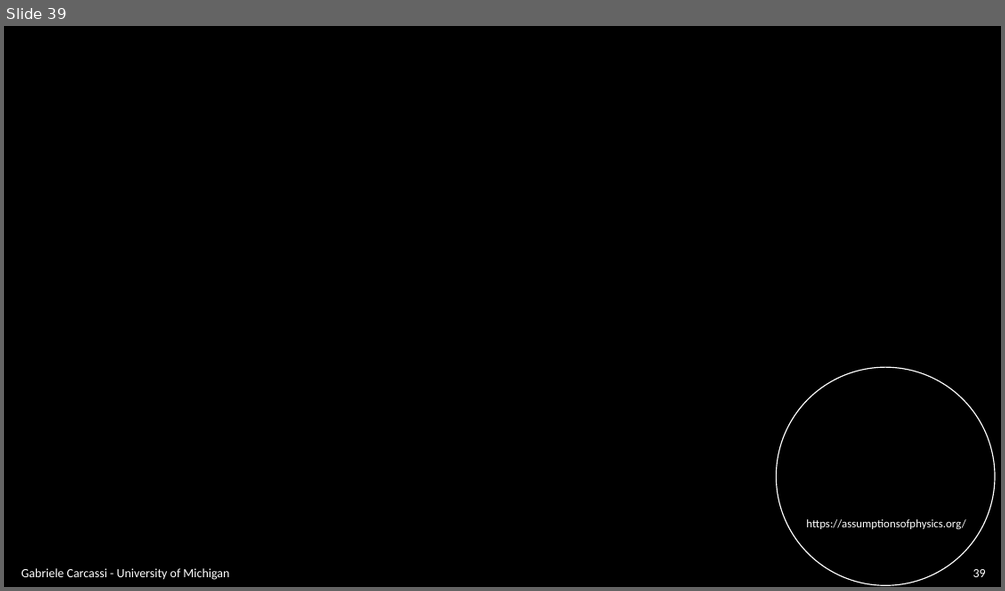
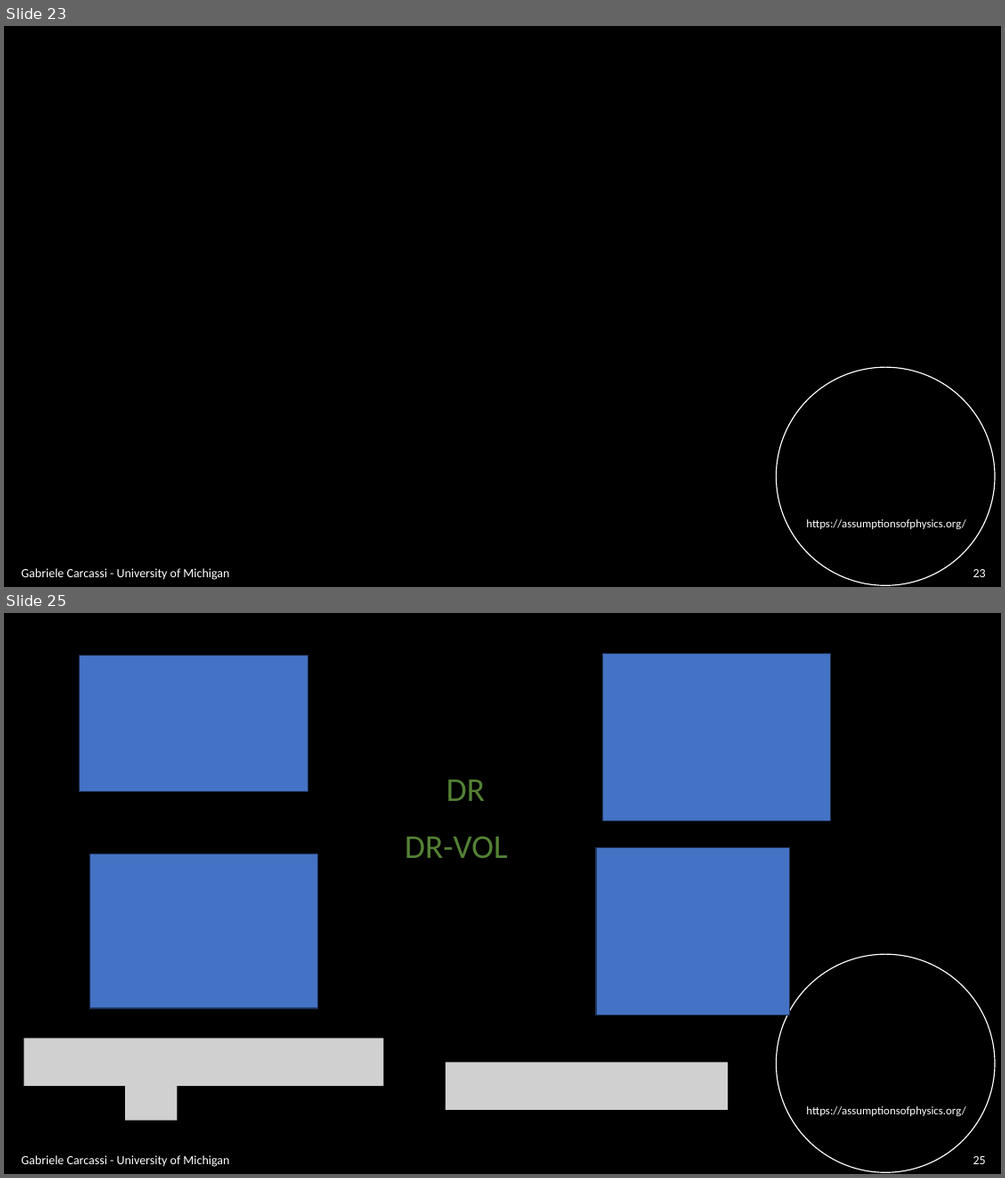
Before and after one commit to assumptionsofphysics/slides, a slide deck: BookCompanions-v2/RP-Class-4.pptx. Shown one above the other, each under a label of ours: slide 39 before the commit, slides 23 and 25 after it; the slides between them are not shown. The pictures are 1005x591 and 1005x1178 pixels, drawn with LibreOffice and Linux fonts; fonts in the diff are those of the drawing; grey boxes stand for pictures; background and template pictures are left out. Boxes give left, top, right and bottom in pixels: in the first picture for what was removed or moved away, otherwise in the second. Text is boxed around its words. In the diff, an @@ line names an element or a change of style, - is before the commit and + after.

```diff
--- a/BookCompanions-v2/RP-Class-4.pptx
+++ b/BookCompanions-v2/RP-Class-4.pptx
@@ slide 25 added at <box>4,613,1001,1174</box>, background #000000; not listed: 2 template elements that a slide beside it also shows @@
@@ rectangle added at <box>80,655,307,791</box>, fill #4472C4, outline #1E3256 1 pt @@
@@ rectangle added at <box>603,653,831,821</box>, fill #4472C4, outline #1E3256 1 pt @@
@@ text added at <box>446,779,485,801</box>, 32 pt, text #548235 @@
+DR
@@ text added at <box>404,836,508,858</box>, 32 pt, text #548235 @@
+DR-VOL
@@ rectangle added at <box>596,848,790,1015</box>, fill #4472C4, outline #1E3256 1 pt @@
@@ rectangle added at <box>90,854,318,1008</box>, fill #4472C4, outline #1E3256 1 pt @@
@@ picture added at <box>24,1038,384,1086</box> @@
@@ picture added at <box>445,1062,727,1110</box> @@
@@ picture added at <box>125,1072,178,1120</box> @@
@@ text added at <box>21,1155,229,1167</box>, 12 pt, text #FFFFFF @@
+Gabriele Carcassi - University of Michigan
@@ page number added at <box>973,1156,986,1164</box>, 12 pt, text #FFFFFF @@
+25
@@ what was slide 39 is now slide 23 @@
@@ page number at <box>973,569,986,577</box>: text changed @@
-39
+23
```
Also in this commit, not shown: 5 slides changed, 2 other slides added.
